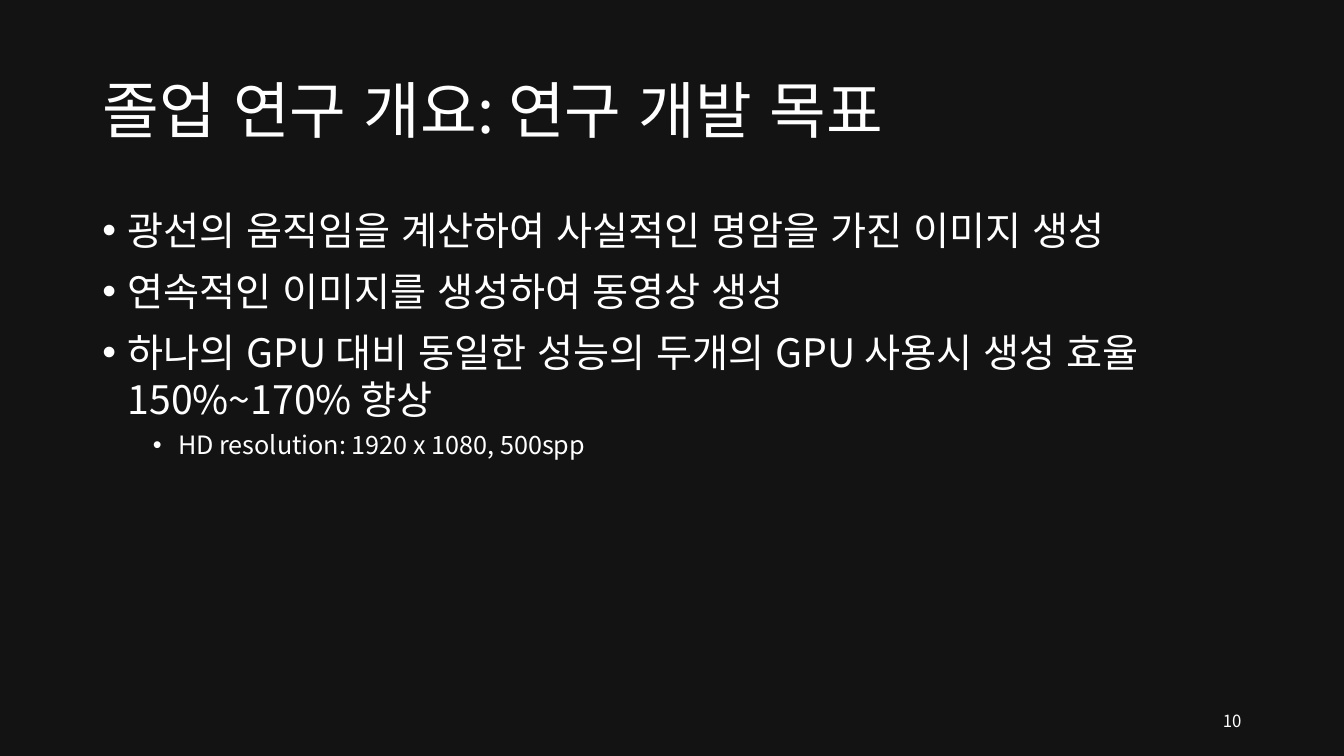
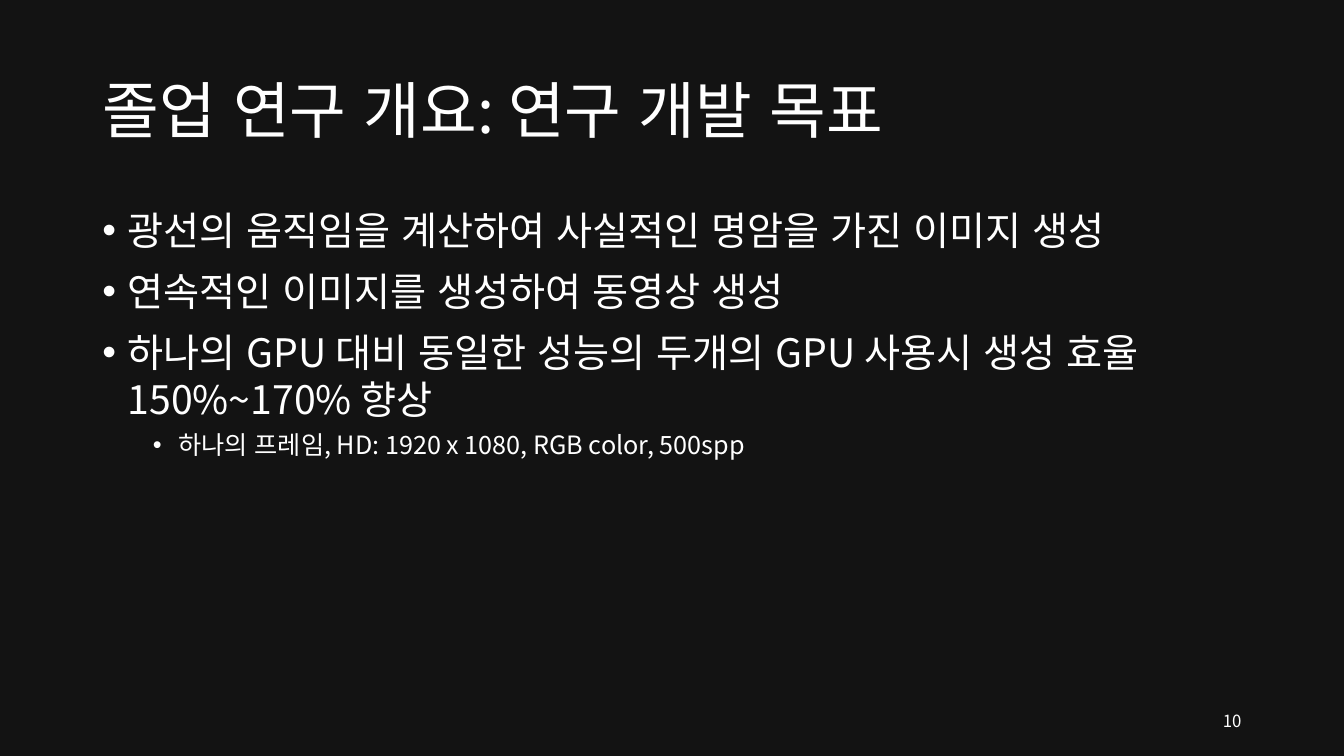
Before and after one commit to SEETHELGIHT/CapstonePlanning, a slide deck: slide 10 of doc/GPU-Accelerated_Ray_Tracing.pptx. Drawn at 1344x756 pixels with LibreOffice and Linux fonts; fonts in the diff are those of the drawing. Boxes give left, top, right and bottom in pixels: in the first picture for what was removed or moved away, otherwise in the second. Text is boxed around its words. In the diff, an @@ line names an element or a change of style, - is before the commit and + after.

```diff
--- a/doc/GPU-Accelerated_Ray_Tracing.pptx
+++ b/doc/GPU-Accelerated_Ray_Tracing.pptx
@@ text at [178, 433, 745, 460]: text changed @@
-  • HD resolution: 1920 x 1080, 500spp
+  • 하나의 프레임, HD: 1920 x 1080, RGB color, 500spp
```
Also in this commit, not shown: 8 other slides changed.
